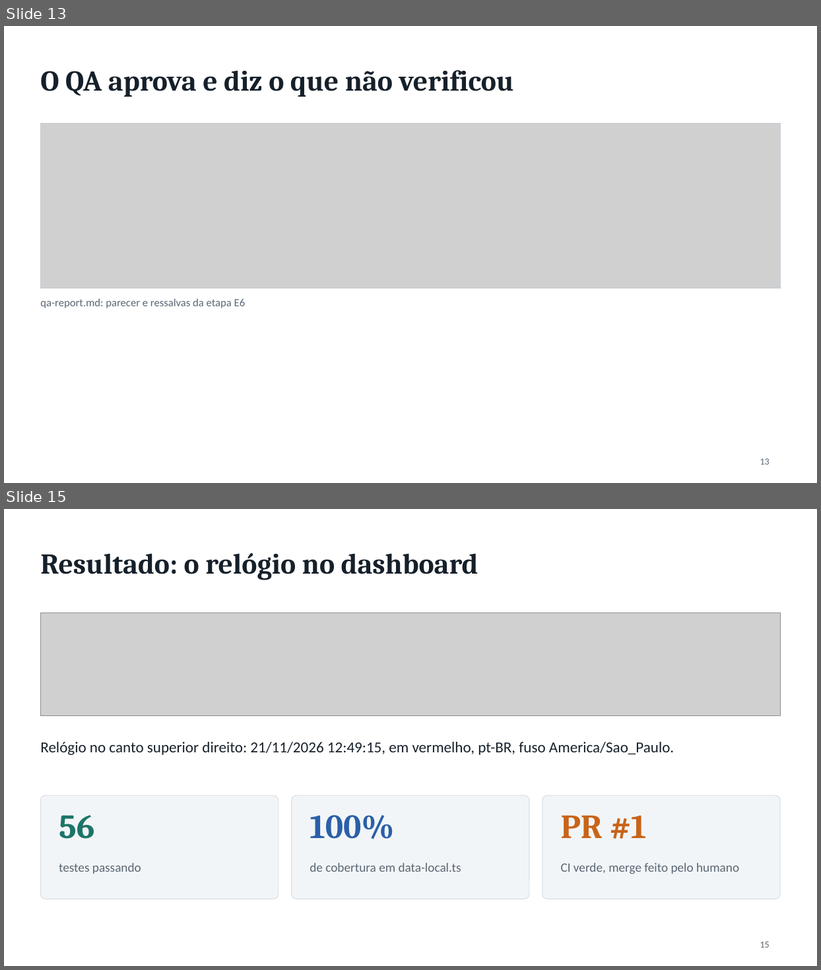
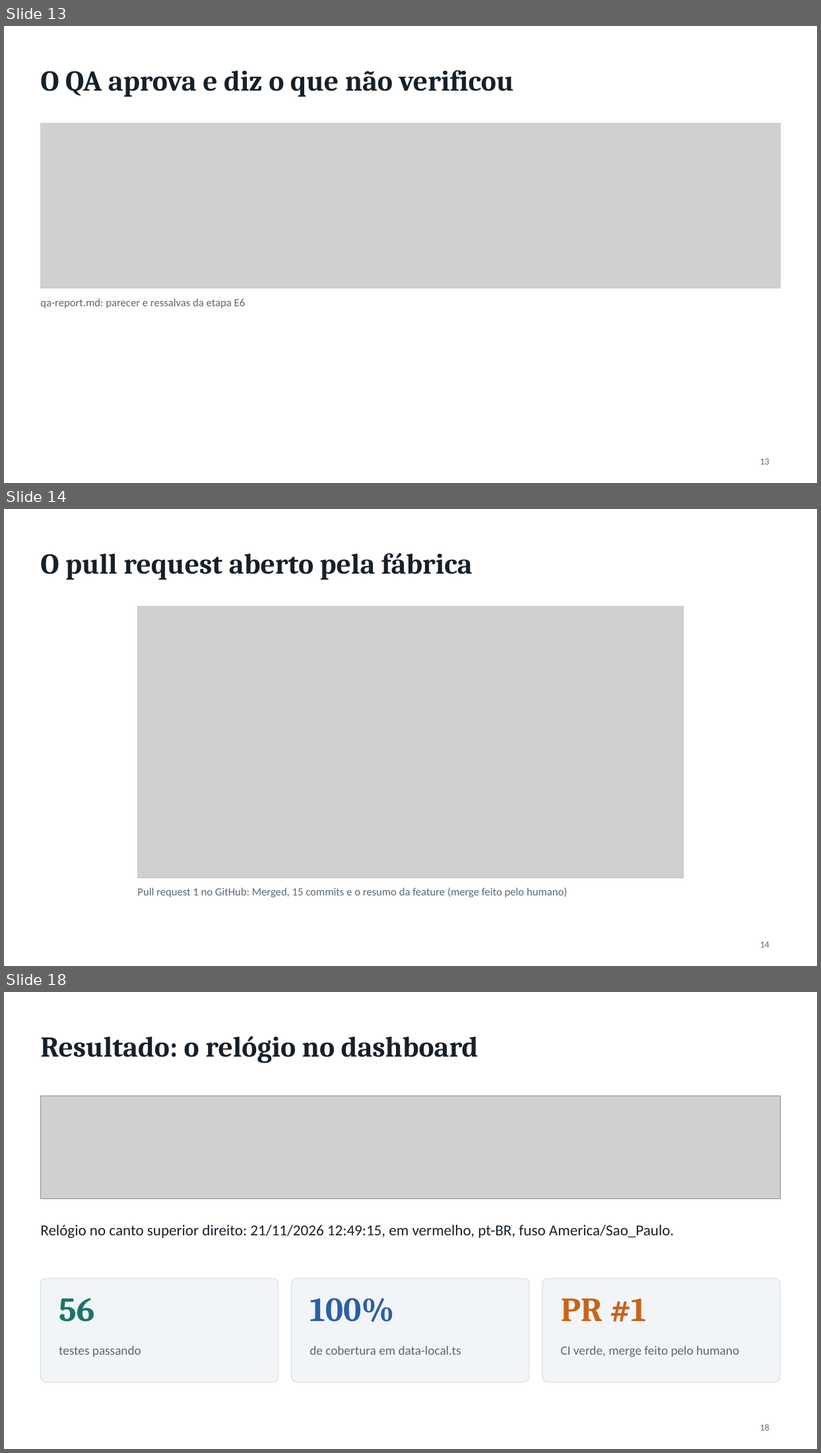
Before and after one commit to liviagomes30/fabrica-petcontrol, a slide deck: docs/fabrica/apresentacao-fabrica-claude-code.pptx. Shown one above the other, each under a label of ours: slides 13 and 15 before the commit, slides 13, 14 and 18 after it; the slides between them are not shown. The pictures are 821x970 and 821x1453 pixels, drawn with LibreOffice and Linux fonts; fonts in the diff are those of the drawing; grey boxes stand for pictures. Boxes give left, top, right and bottom in pixels: in the first picture for what was removed or moved away, otherwise in the second. Text is boxed around its words. In the diff, an @@ line names an element or a change of style, - is before the commit and + after.

```diff
--- a/docs/fabrica/apresentacao-fabrica-claude-code.pptx
+++ b/docs/fabrica/apresentacao-fabrica-claude-code.pptx
@@ slide 14 added at [4,509,817,966], background #FFFFFF @@
@@ title added at [40,553,473,580], 34 pt, text #16202A, bold @@
+O pull request aberto pela fábrica
@@ picture added at [137,607,684,878] @@
@@ rectangle added at [137,607,684,878], outline #C3CCD4 1 pt @@
@@ text added at [137,888,567,898], 13 pt, text #5A6875 @@
+Pull request 1 no GitHub: Merged, 15 commits e o resumo da feature (merge feito pelo humano)
@@ page number added at [760,942,770,948], 11 pt, text #5A6875 @@
+14
@@ what was slide 15 is now slide 18 @@
@@ page number at [760,1424,770,1431]: text changed @@
-15
+18
```
Also in this commit, not shown: 1 slide changed, 2 other slides added, 4 other files.
